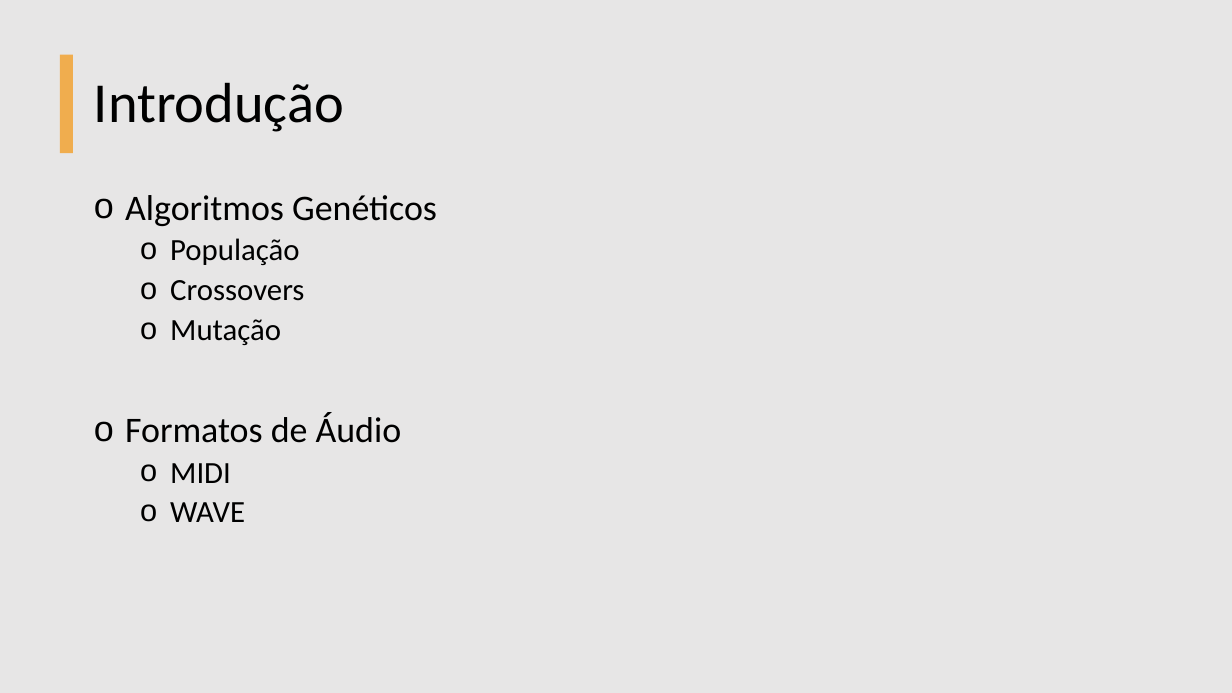
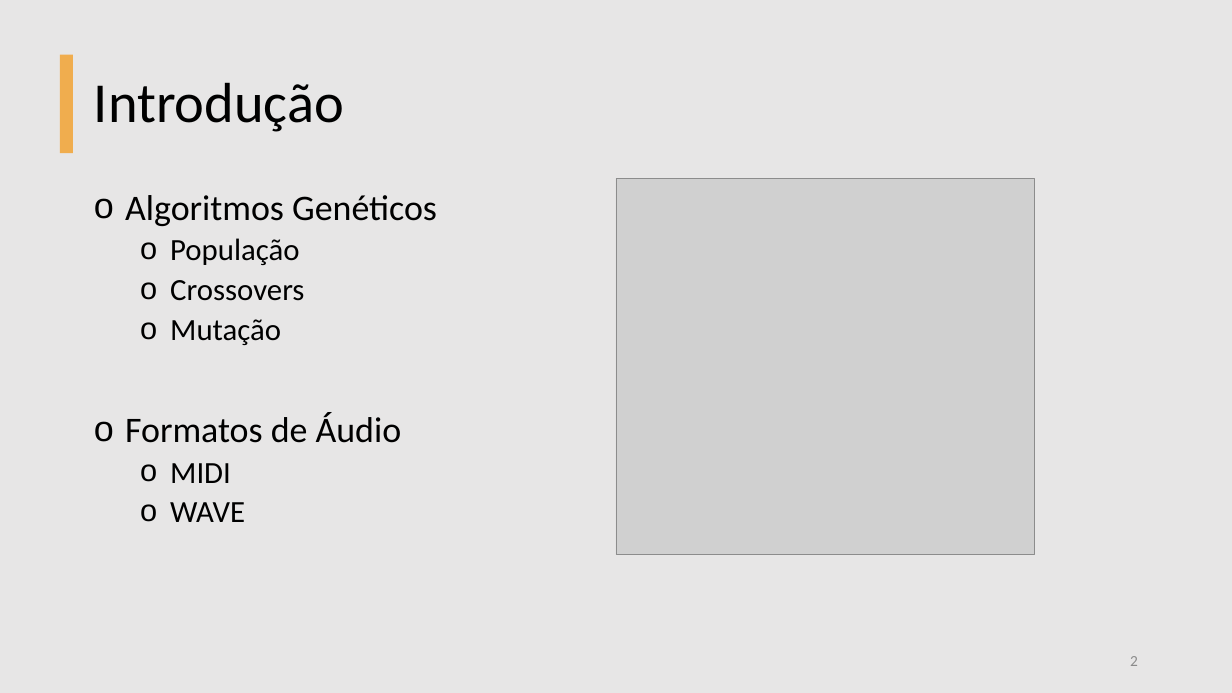
Before and after one commit to BeholderDEV/genetic-music-maker, a slide deck: slide 2 of Genetic Music.pptx. Drawn at 1232x693 pixels with LibreOffice and Linux fonts; fonts in the diff are those of the drawing; grey boxes stand for pictures. Boxes give left, top, right and bottom in pixels: in the first picture for what was removed or moved away, otherwise in the second. Text is boxed around its words. In the diff, an @@ line names an element or a change of style, - is before the commit and + after.

```diff
--- a/Genetic Music.pptx
+++ b/Genetic Music.pptx
@@ picture added at <box>616,178,1035,555</box> @@
@@ page number added at <box>1130,656,1138,666</box>, 12 pt, text #8C8C8C @@
+2
```
Also in this commit, not shown: 2 other slides changed, 8 slides added, 2 slides removed.
